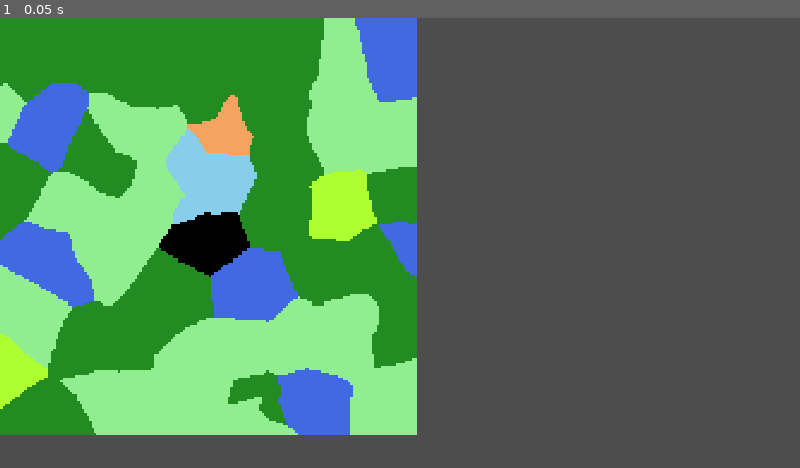
Above: before the commit, frame 1.
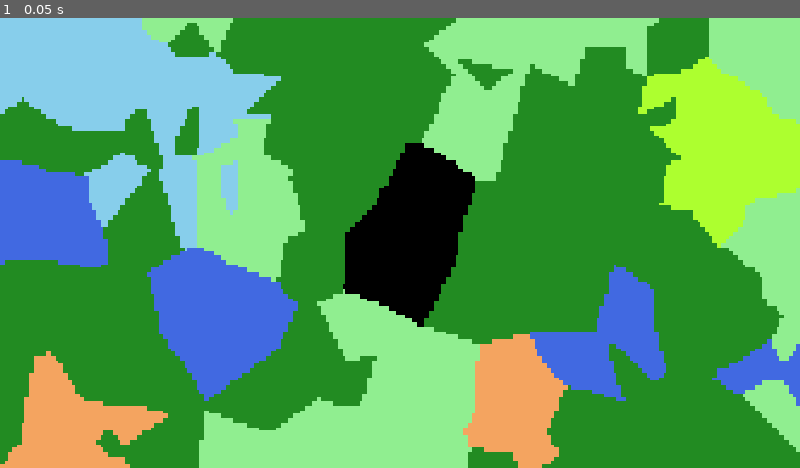
Above: after the commit, the same moment.

Repository: NathanBerglas/ROR-Testing
Game: Godot game, scene res://scenes/BiomeGen/BiomeGen.tscn
The game is run twice, just before and just after one commit, with the same random seed, the same clock (stepped at 60 frames per second) and the same inputs. This scene is started directly instead of the project's main scene.
Inputs:
- Up to frame 1 (0.05 s): no input

The runs differ from the first frame. In frame 1, 88% of the frame differs, in the area x 0-100%, y 0-100%.

Commit message:
Finished biome generation spawn area!

Diff:
--- a/balancing/gen.json
+++ b/balancing/gen.json
@@ -1,55 +1,64 @@
 {
 	"x-resolution": 1920,
 	"y-resolution": 1080,
+	"x-tiles": 192,
+	"y-tiles": 108,
 	"features": [
 		{
 			"name": "origin",
 			"occurences": 1,
+			"spawn_area": [[960,540],[960,540]],
 			"gen_depth": 1,
 			"sub_occurences": [20],
 			"sizes": [5],
 		},
 		{
+			"name": "rainforest",
+			"occurences": 2,
+			"spawn_area": [[1470,10],[1870,410]],
+			"gen_depth": 2,
+			"sub_occurences": [5,5],
+			"sizes": [5,10],
+		},
+		{
+			"name": "tundra",
+			"occurences": 2,
+			"spawn_area": [[10,10],[410,430]],
+			"gen_depth": 3,
+			"sub_occurences": [10,5,3],
+			"sizes": [15,10,3],
+		},
+		{
+			"name": "desert",
+			"occurences": 2,
+			"spawn_area": [[10,830],[1870,1030]],
+			"gen_depth": 2,
+			"sub_occurences": [5,5],
+			"sizes": [4,10],
+		},
+		{
 			"name": "forest",
 			"occurences": 20,
+			"spawn_area": [[0,0],[1920,1080]],
 			"gen_depth": 2,
 			"sub_occurences": [3,3],
 			"sizes": [15,10,10],
 		},
 		{
 			"name": "plains",
-			"occurences": 16,
+			"occurences": 12,
+			"spawn_area": [[0,0],[1920,1080]],
 			"gen_depth": 3,
 			"sub_occurences": [3,3,3],
 			"sizes": [10,10,10],
 		},
-				{
+		{
 			"name": "lake",
-			"occurences": 6,
+			"occurences": 4,
+			"spawn_area": [[0,0],[1920,1080]],
 			"gen_depth": 1,
 			"sub_occurences": [10],
 			"sizes": [4],
-		},
-		{
-			"name": "rainforest",
-			"occurences": 2,
-			"gen_depth": 2,
-			"sub_occurences": [5,5],
-			"sizes": [5,10],
-		},
-		{
-			"name": "tundra",
-			"occurences": 1,
-			"gen_depth": 3,
-			"sub_occurences": [10,5,3],
-			"sizes": [15,10,3],
-		},
-		{
-			"name": "desert",
-			"occurences": 1,
-			"gen_depth": 2,
-			"sub_occurences": [5,5],
-			"sizes": [4,10],
 		}
 	]
 }
--- a/scripts/BiomeGen/NatesBiomeGen.gd
+++ b/scripts/BiomeGen/NatesBiomeGen.gd
@@ -1,18 +1,12 @@
 extends MeshInstance2D
 
-@export var SCREEN_RESOLUTION = Vector2(1000,1000)
-@export var TILES_ALONG_X = 300
-
-@export var min_distance = 15 # Minimum distance one biome can be from another
+@export var SCREEN_RESOLUTION = Vector2(1920,1080)
+@export var TILES_ALONG_X = 192
 @export var gen_data = JSON
 
 const max_poisson_attempts_1d = 100
 const max_poisson_attempts_2d = 100
 const sphere_packing_constant = 0.8
-
-func _sigmoid(x):
-	var SIG_SCALE = 1./10. # Scales how fast sigmoid noramlizes
-	return (exp(SIG_SCALE*x) / (1. + exp(SIG_SCALE*x)))
 
 # 1 dimensional poisson disk distribution
 func _poisson_dd_1d(min, max, n: int, density):
@@ -60,33 +54,48 @@
 	return points
 
 # 1 dimensional poisson disk distribution
-func _poisson_dd_2d(top_left: Vector2, bottom_right: Vector2, n: int, density: float):
-	var start_time = Time.get_ticks_usec()
+func _poisson_dd_2d(top_left: Vector2i, bottom_right: Vector2i, n: int, total:int, density: float, prev_points: Array[Vector2i]):
+	#var start_time = Time.get_ticks_usec()
 	var range_x = bottom_right.x-top_left.x
 	var range_y = bottom_right.y-top_left.y
-	var min_distance = sqrt((range_x * range_y) / (n * PI * sphere_packing_constant))  # The farthest each can get and still fit divided by density. If density >= 1, all can fit
-	var chunk_count_x = floor(range_x / min_distance)
-	var chunk_count_y = floor(range_y / min_distance)
-	var ending_remainder_x = (range_x / min_distance) - chunk_count_x
-	var ending_remainder_y = (range_y / min_distance) - chunk_count_y
-
-	var points: PackedVector2Array
+	var min_distance = sqrt((range_x * range_y) / (total * PI * sphere_packing_constant))  # The farthest each can get and still fit divided by density. If density >= 1, all can fit
+	var chunk_count_x
+	var chunk_count_y
+	var ending_remainder_x
+	var ending_remainder_y
+	if min_distance >= 1:
+		chunk_count_x = floor(range_x / min_distance)
+		chunk_count_y = floor(range_y / min_distance)
+		ending_remainder_x = (range_x / min_distance) - chunk_count_x
+		ending_remainder_y = (range_y / min_distance) - chunk_count_y
+	else:
+		chunk_count_x = 1
+		chunk_count_y = 1
+		ending_remainder_x = 0
+		ending_remainder_y = 0
+
+	var points: Array[Vector2i] = prev_points
+
 	var chunks: Array # Each point is placed in a chunk. Each chunk is exactly min_distance_x wide starting from min (stretches to max)
 	for cx in chunk_count_x: # Initialize the array
 		chunks.push_back([])
 		for cy in chunk_count_y:
 			chunks[cx].push_back([])
 
+	# Put prev_points into points
+	for point in prev_points:
+		chunks[min(floor(point.x / min_distance),chunk_count_x-1)][min(floor(point.y / min_distance),chunk_count_y-1)].push_back(point)
+
 	for i in n: # For each point
 		for attempt in max_poisson_attempts_2d: # Cap number of attempts in case to prevent infinite loop
 			var sucess = true
-			var x = Vector2(randi_range(top_left.x, bottom_right.x),randi_range(top_left.y, bottom_right.y))
+			var x = Vector2i(randi_range(top_left.x, bottom_right.x),randi_range(top_left.y, bottom_right.y))
 			# FOR WORLD GEN ONLY!!
-			if (i == 0): # Put the first point in the centre!
-				x = Vector2(floor(range_x/2),floor(range_y/2))
-				chunks[min(floor(x.x / min_distance),chunk_count_x-1)][min(floor(x.y / min_distance),chunk_count_y-1)].push_back(x)
-				points.push_back(x)
-				break
+			#if (i == 0): # Put the first point in the centre!
+			#	x = Vector2i(floor(range_x/2),floor(range_y/2))
+			#	chunks[min(floor(x.x / min_distance),chunk_count_x-1)][min(floor(x.y / min_distance),chunk_count_y-1)].push_back(x)
+			#	points.push_back(x)
+			#	break
 			# Assign which chunk it is in
 			var chunk_id_x = min(floor(x.x / min_distance),chunk_count_x-1) # To not overrun
 			var chunk_id_y = min(floor(x.y / min_distance),chunk_count_y-1)
@@ -106,31 +115,13 @@
 			if (attempt == max_poisson_attempts_1d-1):
 				print("Biome Gen Timed out 2d!")
 	#print(Time.get_ticks_usec() - start_time, " microseconds passed") # Debugging
-	return points
-
-#func _print_2d_points(points):
-#	for p in points:
-#		var instance = target.instantiate()
-#		instance.global_position = p
-#		add_child(instance)
+	return points.slice(-n, points.size())
 
 func _ready():
-	#var points = _poisson_dd_2d(Vector2(40,40), Vector2(1880,1040),200,1)
-	#print(points)
-	#_print_2d_points(points)
-	if Engine.is_editor_hint():
-		return
-	_generate_mesh_PC()
-
-#Hi Nate
-@export var regenerate: bool:
-	set(value):
-		if value:
-			_generate_mesh_PC()
-			regenerate = false  # reset the toggle
-
-# Point and Circle Generation
-func _generate_mesh_PC():
+	_generate_mesh()
+
+# Generates the mesh
+func _generate_mesh():
 	var mesh = ArrayMesh.new()
 	var arrays = []
 
@@ -140,7 +131,7 @@
 
 	# Map size
 	var cols = TILES_ALONG_X
-	var rows = cols * SCREEN_RESOLUTION.y / SCREEN_RESOLUTION.x
+	var rows = floor(cols * SCREEN_RESOLUTION.y / SCREEN_RESOLUTION.x)
 	var M_TopLeft = Vector2(0,0)
 	var M_BottomRight = Vector2(cols, rows)
 	var points = PackedVector3Array() # (x, y, feature index)
@@ -149,6 +140,7 @@
 	#Resource data
 	var json_received = gen_data.data
 	var features = PackedStringArray()
+	var spawn_area: Array[Array] = [] # [0] is the top left, [1] is bottom right Vector2i
 	var occurences = PackedInt32Array()
 	var gen_depth = PackedInt32Array()
 	var sub_occurences: Array[Array] = [] # sub_occurences[i] is an array of integers of length gen_depth[i], where i is the ith feature
@@ -157,32 +149,44 @@
 	# Initialize data from JSON
 	for feature in json_received["features"]:
 		features.append(feature["name"])
+		spawn_area.append(feature["spawn_area"])
 		occurences.append(feature["occurences"])
 		gen_depth.append(feature["gen_depth"])
 		sub_occurences.append(feature["sub_occurences"])  # already an Array
 		sizes.append(feature["sizes"])  # already an Array
-
 	var gen_screen_resolution = Vector2(json_received["x-resolution"], json_received["y-resolution"])
+	var gen_tiles = Vector2(json_received["x-tiles"], json_received["y-tiles"])
 	var quad_width = SCREEN_RESOLUTION.x / cols
 	var quad_height = SCREEN_RESOLUTION.y / rows
 
 	# Scaled based on desired resolution
-	for size in sizes:
-		for length in size:
-			length *= SCREEN_RESOLUTION.dot(SCREEN_RESOLUTION) / gen_screen_resolution.dot(gen_screen_resolution)
-
-
+	for f in sizes.size():
+		for s in sizes[f].size():
+			sizes[f][s] *= sqrt((cols*cols + rows*rows) / gen_tiles.dot(gen_tiles))
+			sizes[f][s] = floor(sizes[f][s])
+	for area in spawn_area:
+		for p in 2:
+				area[p][0] *= (cols / gen_screen_resolution.x)
+				area[p][1] *= (rows / gen_screen_resolution.y)
+				area[p][0] = floor(area[p][0])
+				area[p][1] = floor(area[p][1])
+	print(sizes)
+	#Calculate number of features
 	var number_of_features = 0
 	for f in features.size():
 		number_of_features += occurences[f]
-	var point_coords = _poisson_dd_2d(Vector2(0,0), Vector2(cols,rows), number_of_features, 1)
-	var p_index = 0
+
+	# Generate Vectors of previous points
+	var prev_points: Array[Vector2i]
+	for p in points:
+		prev_points.push_back(Vector2i(p.x, p.y))
 
 	for f in features.size():
 		for occ in occurences[f]:
-			var occurence = point_coords[p_index]
+			var top_left = Vector2i(floor(spawn_area[f][0][0]), floor(spawn_area[f][0][1]))
+			var bottom_right = Vector2i(floor(spawn_area[f][1][0]), floor(spawn_area[f][1][1]))
+			var occurence = _poisson_dd_2d(top_left, bottom_right, 1, number_of_features, 1, prev_points)[0]
 			points.append(Vector3(occurence.x, occurence.y, f))
-			p_index += 1
 			# Stack of [position, depth]
 			var stack: Array = [[occurence, 0]]
 			while stack.size() > 0:
@@ -199,15 +203,14 @@
 				for a in angles:
 					# Random angle around the circle
 					var offset = Vector2(radius, 0).rotated(a / 1000.)
-					var new_point = center + offset
+					var new_point_f = Vector2(center.x,center.y) + offset
+					var new_point = Vector2i(floor(new_point_f.x),floor(new_point_f.y))
 					points.append(Vector3(round(new_point.x), round(new_point.y), f))
 					# Queue it up for the next depth layer
 					depth += 1
 					stack.append([new_point, depth])
 
 	# Generates mesh
-	print(rows)
-	print(cols)
 	for row in rows:
 		for col in cols:
 			var x = col * quad_width
@@ -232,18 +235,18 @@
 			var color = Color.WHITE
 			if (closest_feature.y == 0): # Origin
 				color = Color.BLACK
-			elif (closest_feature.y == 1): # Forest
+			elif (closest_feature.y == 1): # Rainforest
+				color = Color.GREEN_YELLOW
+			elif (closest_feature.y == 2): # Tundra
+				color = Color.SKY_BLUE
+			elif (closest_feature.y == 3): # Desert
+				color = Color.SANDY_BROWN
+			elif (closest_feature.y == 4): # Forest
 				color = Color.FOREST_GREEN
-			elif (closest_feature.y == 2): # Plains
+			elif (closest_feature.y == 5): # Plains
 				color = Color.LIGHT_GREEN
-			elif (closest_feature.y == 3): # Lake
+			elif (closest_feature.y == 6): # Lake
 				color = Color.ROYAL_BLUE
-			elif (closest_feature.y == 4): # Rainforest
-				color = Color.GREEN_YELLOW
-			elif (closest_feature.y == 5): # Tundra
-				color = Color.SKY_BLUE
-			elif (closest_feature.y == 6): # Desert
-				color = Color.SANDY_BROWN
 
 			# FOR DEBUGGING
 			#if (closest_feature.x == 0): # Is on a point
